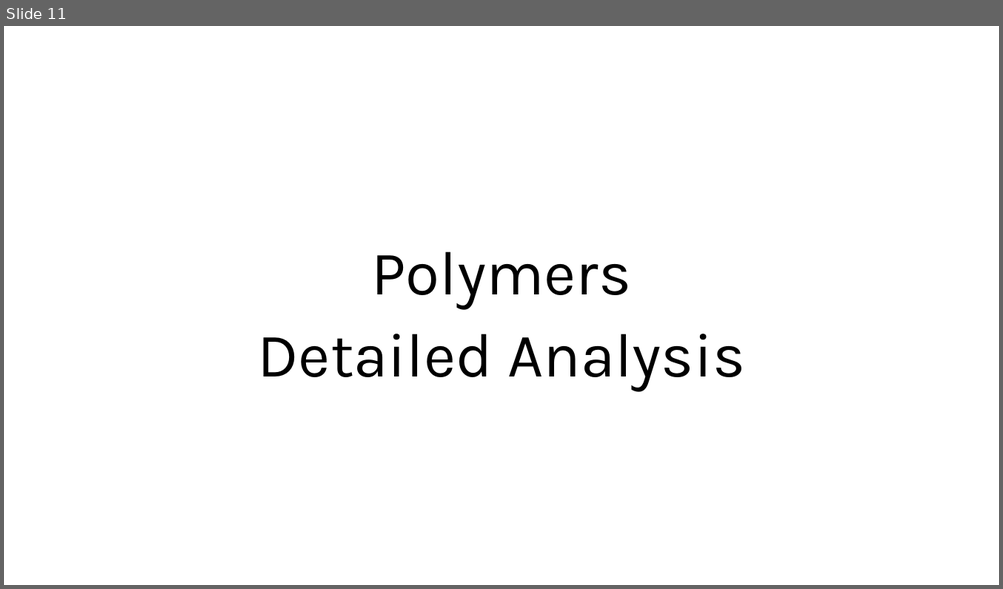
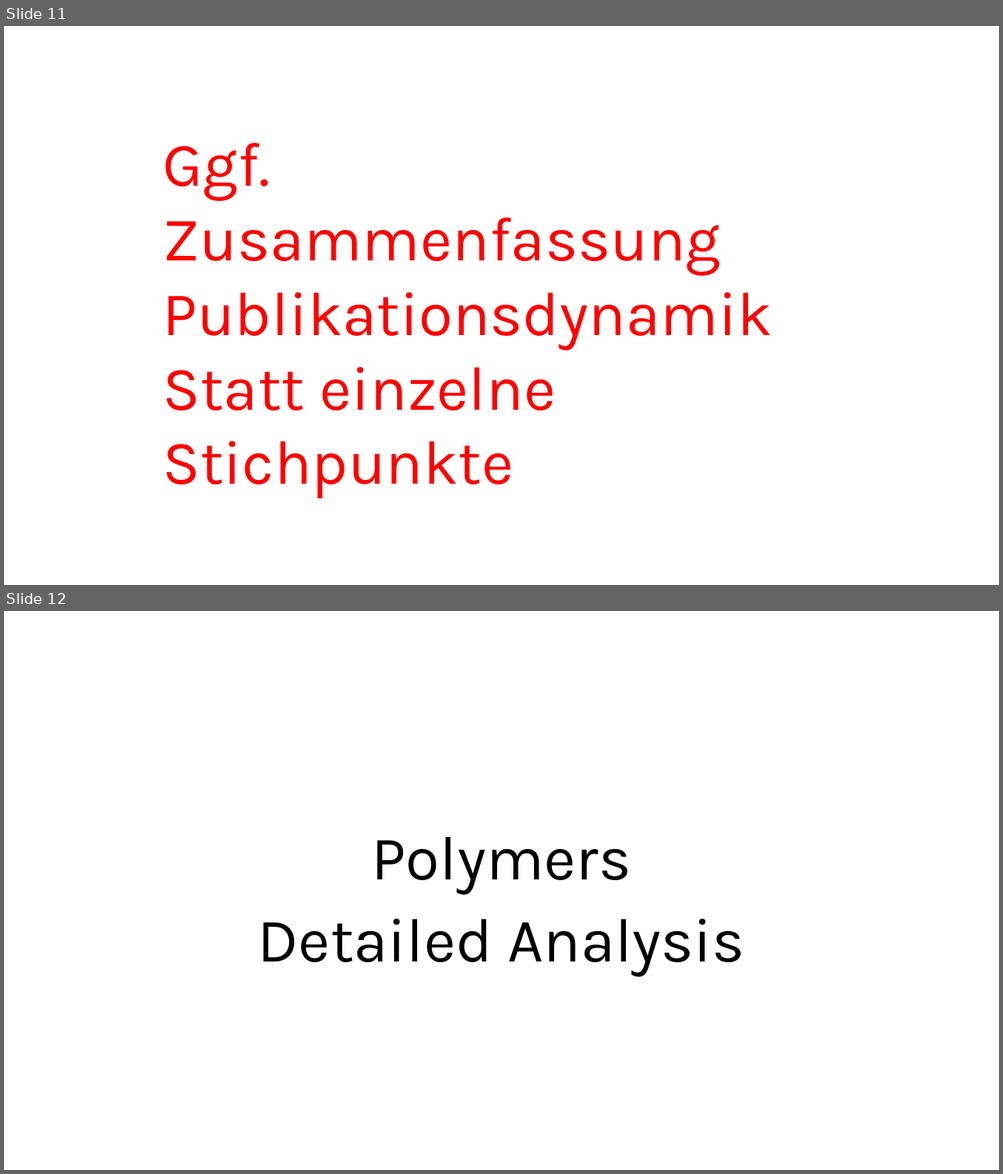
Before and after one commit to GMPuntigam/DataDrivenForesight, a slide deck: presentation/DataDrivenForesight.pptx. Shown one above the other, each under a label of ours: slide 11 before the commit, slides 11 and 12 after it. The pictures are 1003x589 and 1003x1174 pixels, drawn with LibreOffice and Linux fonts; fonts in the diff are those of the drawing. Boxes give left, top, right and bottom in pixels: in the first picture for what was removed or moved away, otherwise in the second. Text is boxed around its words. In the diff, an @@ line names an element or a change of style, - is before the commit and + after.

```diff
--- a/presentation/DataDrivenForesight.pptx
+++ b/presentation/DataDrivenForesight.pptx
@@ slide 11 added at [4,26,999,585], background #FFFFFF @@
@@ text added at [163,143,772,499], 60 pt, text #FF0000 @@
+Ggf. Zusammenfassung Publikationsdynamik
+Statt einzelne Stichpunkte
@@ what was slide 11 is now slide 12 @@
```
Also in this commit, not shown: 3 slides changed, 1 other slide added, 2 slides removed.
